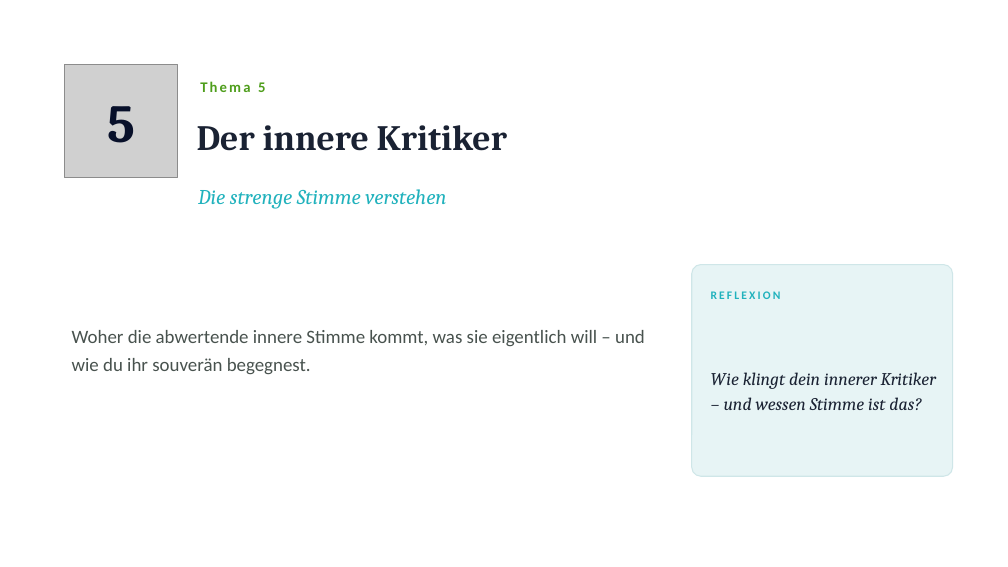
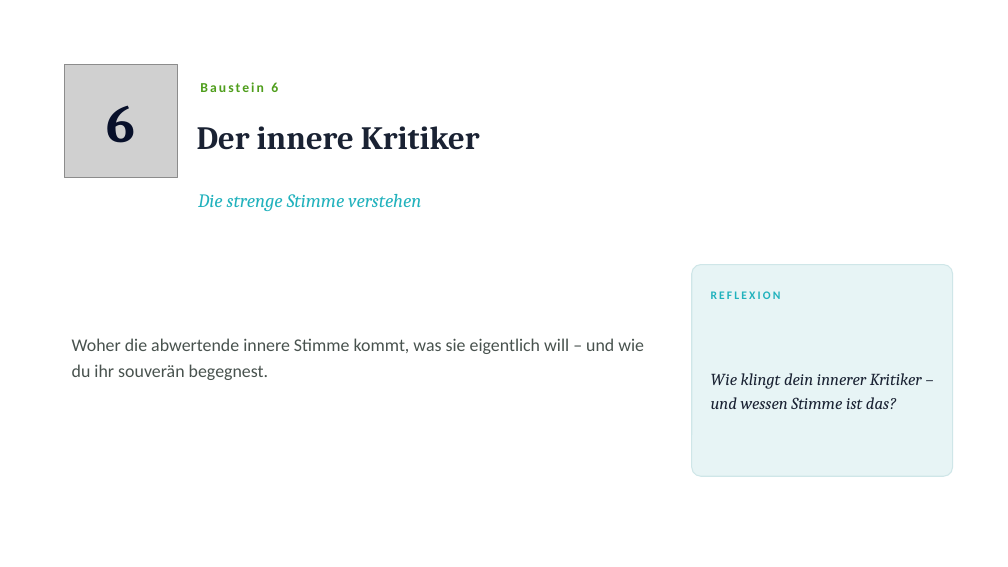
Before and after one commit to Heiko888/werdemeisterdeinergedanken, a slide deck: slide 14 of docs/workshop/vertiefungen/WMDG-Workshop-Vertiefungen-Kopf-verstehen.pptx (slide 12 before the commit). Drawn at 1008x567 pixels with LibreOffice and Linux fonts; fonts in the diff are those of the drawing; grey boxes stand for pictures. Boxes give left, top, right and bottom in pixels: in the first picture for what was removed or moved away, otherwise in the second. Text is boxed around its words. In the diff, an @@ line names an element or a change of style, - is before the commit and + after.

```diff
--- a/docs/workshop/vertiefungen/WMDG-Workshop-Vertiefungen-Kopf-verstehen.pptx
+++ b/docs/workshop/vertiefungen/WMDG-Workshop-Vertiefungen-Kopf-verstehen.pptx
@@ text at bbox=[200, 82, 278, 92]: text changed; size 14 to 13 pt @@
-Thema 5
+Baustein 6
@@ text at bbox=[107, 105, 136, 143]: text changed @@
-5
+6
@@ text "Der innere Kritiker" at bbox=[197, 126, 480, 150]: size 34 to 31 pt @@
@@ text "Die strenge Stimme verstehen" at bbox=[198, 194, 421, 211]: size 20 to 18 pt @@
@@ text "Woher die abwertende innere Stimme ...": place and size @@
-text "Woher die abwertende innere Stimme ..." at bbox=[72, 330, 645, 374]
+text "Woher die abwertende innere Stimme ..." at bbox=[72, 338, 644, 380]
@@ text "Woher die abwertende innere Stimme ..." at bbox=[72, 338, 644, 380]: size 18 to 17 pt @@
@@ text "Wie klingt dein innerer Kritiker ..." at bbox=[711, 373, 922, 409]: size 17 to 16 pt @@
```
Also in this commit, not shown: 13 other slides changed, 7 slides added, 3 other files.
